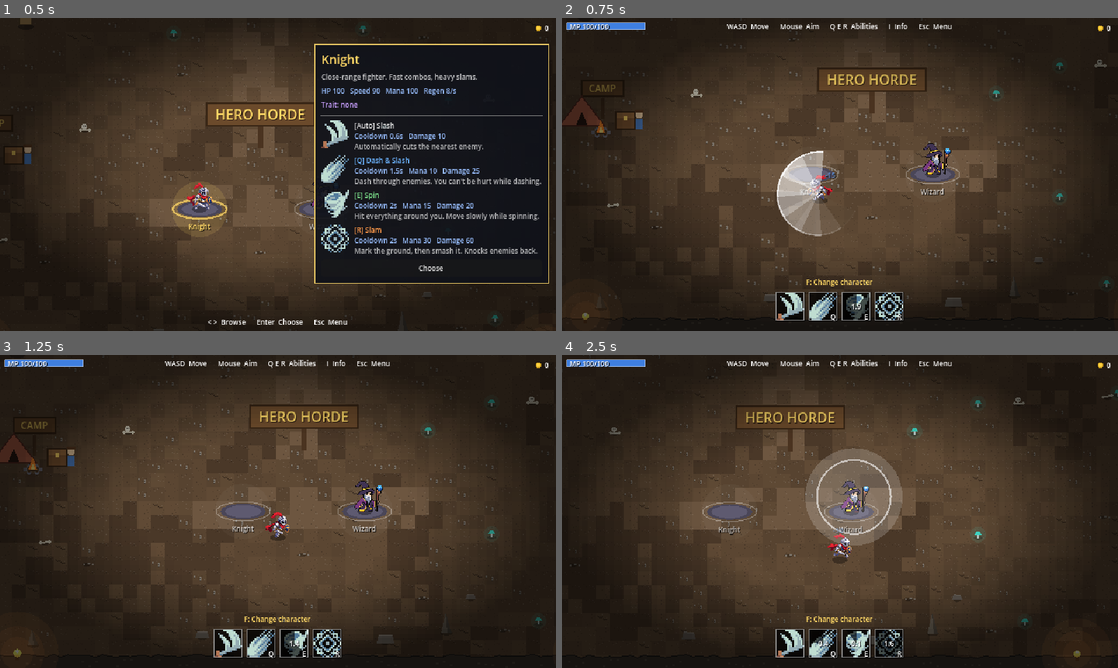
Above: before the commit, frames 1-4 (two rows, left to right).
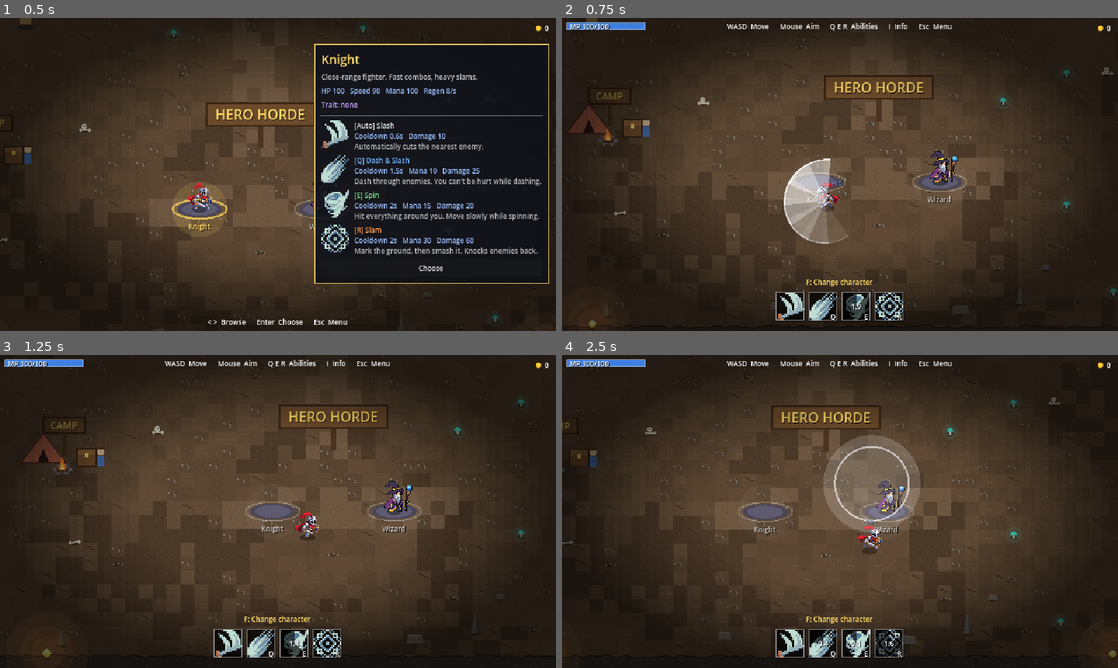
Above: after the commit, the same moments.

Repository: boki-io/game
Game: Godot game, scene res://scenes/hub.tscn
Two runs of this game, one before a commit and one after it. Both use one fixed random seed, a clock stepped at 60 frames per second and the inputs below.
Inputs (mouse positions are in pixels of both pictures, inside the frame that each line leads up to):
- Up to frame 1 (0.5 s): no input
- Up to frame 2 (0.75 s): tap Enter (hub_confirm) at 0.5 s; move the mouse to (762, 196) at 0.52 s; hold D (hub_right) from 0.53 s (still down); tap E (ability_e) at 0.6 s; click (762, 196) at 0.67 s
- Up to frame 3 (1.25 s): keep holding D (hub_right)
- Up to frame 4 (2.5 s): move the mouse to (923, 498) at 1.27 s; release D (hub_right) at 1.28 s; hold S (move_down) 1.28-2.03 s; tap Q (ability_q) at 1.35 s; click (923, 498) at 1.42 s; move the mouse to (895, 442) at 2.02 s; hold D (hub_right) from 2.03 s (still down); tap R (ability_r) at 2.1 s

Frame 1 is identical in both runs. In frame 2, 6.6% of the frame differs, in the area x 0-100%, y 0-99%; in frame 3, 6.2%; in frame 4, 7.8%, in the area x 0-100%, y 4-97%.

Commit message:
Camera dead zone and smoothing
The player can move inside a small dead zone (8% x 6% of half the screen)
without the camera moving; past it the camera eases after them. Makes
movement feel looser than the old hard lock. Tunable via exported values on
CameraFollow. Browse mode, blend and shake are unchanged.

Co-Authored-By: Claude Sonnet 5.5 <noreply@anthropic.com>

Diff:
--- a/scripts/systems/camera_follow.gd
+++ b/scripts/systems/camera_follow.gd
@@ -1,11 +1,19 @@
 class_name CameraFollow
 extends Camera2D
 ## Follows the nearest player (to its own position), stays inside the arena, and can shake.
+## The player can move inside a small dead zone around the screen centre without the camera moving; past it the
+## camera follows with a little smoothing.
 ## With no player it glides to `browse_target` (the hub's browse mode) and, when a player appears,
 ## blends from where it is to following them.
 
 const BROWSE_TIME := 0.25
 const BLEND_TIME := 0.3
+
+## Half-size of the dead zone as a fraction of half the screen (0 = hard lock, 1 = the screen edge).
+@export_range(0.0, 0.5) var dead_zone_x := 0.08
+@export_range(0.0, 0.5) var dead_zone_y := 0.06
+## How fast the camera catches up once the player leaves the dead zone (higher = tighter, 0 = no smoothing).
+@export_range(0.0, 30.0) var smoothing_speed := 6.0
 
 ## Added to `offset` every frame (shake comes on top). The hub uses it to put the focused pedestal left of center.
 var base_offset := Vector2.ZERO
@@ -14,6 +22,7 @@
 var _offset_tween: Tween
 var _blend := 1.0  # 0..1 while blending from a browse position to following the player
 var _blend_from := Vector2.ZERO
+var _cam_pos := Vector2.ZERO  # the camera's unrounded follow position (dead zone and smoothing applied)
 var _had_target := false
 
 var _shake_strength := 0.0
@@ -64,7 +73,12 @@
 	if target:
 		if _browse_tween:
 			_browse_tween.kill()
-		var follow := (target.global_position - Vector2(0, 12)).round()
+		var goal := target.global_position - Vector2(0, 12)
+		if not _had_target:
+			_cam_pos = _clamp_to_limits(goal)
+		else:
+			_cam_pos = _follow_step(_cam_pos, goal, delta)
+		var follow := _cam_pos.round()
 		if not _had_target and _blend_from != Vector2.ZERO:
 			_blend = 0.0
 		if _blend < 1.0:
@@ -83,6 +97,25 @@
 		offset = base_offset
 
 
+## One frame of following `goal`: no movement while it is inside the dead zone, otherwise ease toward the point
+## that puts it back on the dead zone's edge. Kept inside the arena limits so the dead zone does not go stale at a wall.
+func _follow_step(from: Vector2, goal: Vector2, delta: float) -> Vector2:
+	var zone := get_viewport_rect().size * 0.5 * Vector2(dead_zone_x, dead_zone_y)
+	var d := goal - from
+	var excess := d - d.clamp(-zone, zone)
+	var step := excess
+	if smoothing_speed > 0.0:
+		step *= 1.0 - exp(-smoothing_speed * delta)
+	return _clamp_to_limits(from + step)
+
+
+func _clamp_to_limits(pos: Vector2) -> Vector2:
+	var half := get_viewport_rect().size * 0.5 / zoom
+	var lo := Vector2(limit_left, limit_top) + half
+	var hi := Vector2(limit_right, limit_bottom) - half
+	return Vector2(clampf(pos.x, lo.x, maxf(lo.x, hi.x)), clampf(pos.y, lo.y, maxf(lo.y, hi.y)))
+
+
 func _start_shake(strength: float, duration: float) -> void:
 	_shake_strength = maxf(strength, _shake_strength * maxf(_shake_time, 0.0) / _shake_total)
 	_shake_total = maxf(duration, 0.01)
--- /dev/null
+++ b/tests/camera_dead_zone.gd
@@ -0,0 +1,52 @@
+extends SceneTree
+## Camera dead zone: small moves leave the camera still, a big move pulls it along until the player sits on the
+## dead zone's edge (smoothing settles), the camera stays inside the arena, and a fresh run starts centred on the player.
+## Run: godot --headless --path . --script tests/camera_dead_zone.gd
+
+var _failed := false
+
+
+func _check(ok: bool, what: String) -> void:
+	if not ok:
+		_failed = true
+		print("FAIL: ", what)
+
+
+func _init() -> void:
+	await process_frame
+	await process_frame
+	var F: GDScript = load("res://tests/fixture.gd")
+	var main: Node = F.start_run(self, &"knight")
+	await F.frames(self, 10)
+	var p = F.player()
+	var cam = main.get_node("Camera")
+	var zone: Vector2 = cam.get_viewport_rect().size * 0.5 * Vector2(cam.dead_zone_x, cam.dead_zone_y)
+	var anchor: Vector2 = p.global_position - Vector2(0, 12)
+	_check(cam.global_position.distance_to(anchor) <= 1.0, "a fresh run starts centred on the player")
+
+	# Inside the dead zone: the camera does not move.
+	var before: Vector2 = cam.global_position
+	p.global_position += Vector2(zone.x * 0.8, 0)
+	await F.seconds(self, 1.0)
+	_check(cam.global_position == before, "camera still while the player stays inside the dead zone")
+
+	# Far outside: after settling the player sits on the edge of the dead zone, not the centre.
+	p.global_position += Vector2(200, 0)
+	await F.seconds(self, 3.0)
+	var off: float = (p.global_position - Vector2(0, 12) - cam.global_position).x
+	_check(absf(off - zone.x) <= 1.5, "player ends on the dead zone edge (offset %.1f, zone %.1f)" % [off, zone.x])
+
+	# Smoothing: right after a jump the camera has not caught up yet.
+	p.global_position += Vector2(150, 0)
+	await F.frames(self, 2)
+	_check(cam.global_position.x < p.global_position.x - zone.x - 20.0, "camera eases rather than snapping")
+
+	# Arena edge: the camera never shows past the limits.
+	p.global_position = Vector2(Arena.world_size) - Vector2(4, 4)
+	await F.seconds(self, 4.0)
+	var half: Vector2 = cam.get_viewport_rect().size * 0.5
+	_check(cam.global_position.x <= Arena.world_size.x - half.x + 0.5, "camera stops at the right wall")
+	_check(cam.global_position.y <= Arena.world_size.y - half.y + 0.5, "camera stops at the bottom wall")
+
+	print("FAIL" if _failed else "PASS")
+	quit(1 if _failed else 0)
Not shown, added: tests/camera_dead_zone.gd.uid
